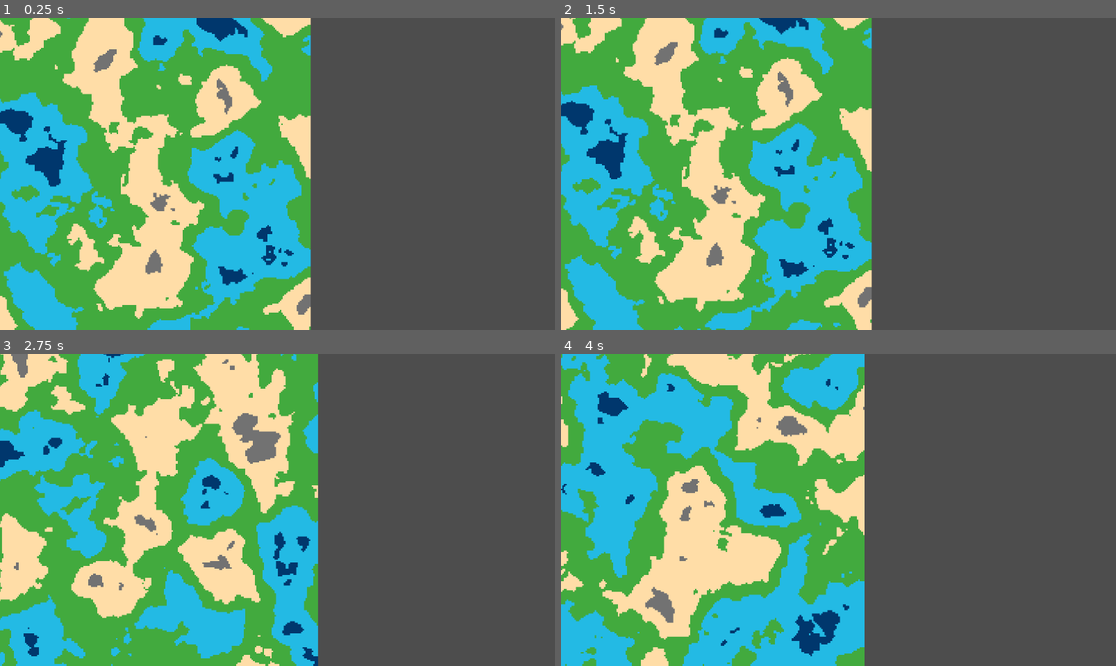
Above: before the commit, frames 1-4 (two rows, left to right).
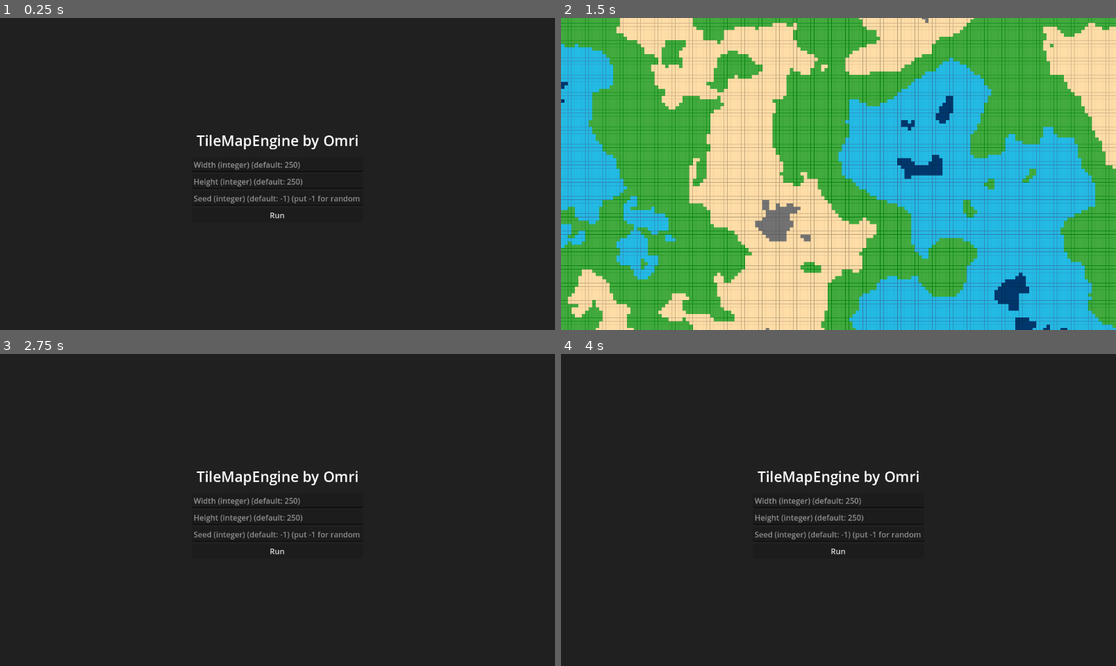
Above: after the commit, the same moments.

Repository: omriweinmann/TileMapEngine
Game: Godot game, scene res://scenes/settings_menu.tscn
The game is run twice, just before and just after one commit, with the same random seed, the same clock (stepped at 60 frames per second) and the same inputs. Before the commit the project starts from res://scenes/main.tscn.
Inputs (mouse positions are in pixels of both pictures, inside the frame that each line leads up to):
- Up to frame 1 (0.25 s): no input
- Up to frame 2 (1.5 s): click (838, 214) at 0.5 s, where only the run after the commit has a clickable "Run"; tap Enter at 1.25 s; tap S (CamDown) at 1.35 s
- Up to frame 3 (2.75 s): tap R (Restart) at 2 s; tap A (CamLeft) at 2.1 s
- Up to frame 4 (4 s): click (838, 550) at 2.75 s, where only the run after the commit has a clickable "Run"; tap R (Restart) at 3.5 s; tap D (CamRight) at 3.6 s

The runs differ from the first frame. In frame 1, 100% of the frame differs, in the area x 0-100%, y 0-100%; in frame 2, 83%; in frame 3, 100%; in frame 4, 100%.

Commit message:
Settings Menu + Camera Limits

Diff:
--- /dev/null
+++ b/global/global.gd
@@ -0,0 +1,6 @@
+extends Node
+
+var width:int = 250
+var height:int = 250
+
+var seed:int = -1
--- a/project.godot
+++ b/project.godot
@@ -11,9 +11,13 @@
 [application]
 
 config/name="TileMapEngine"
-run/main_scene="uid://duw1wm8yln4wb"
+run/main_scene="uid://qmbxfe7th6jq"
 config/features=PackedStringArray("4.4", "GL Compatibility")
 config/icon="res://icon.svg"
+
+[autoload]
+
+Global="*res://global/global.gd"
 
 [editor_plugins]
 
--- a/scenes/main.gd
+++ b/scenes/main.gd
@@ -1,9 +1,13 @@
 extends Node2D
 
-@export var width = 250
-@export var height = 250
+var width:int = Global.width
+var height:int = Global.height
 
-@export var seed = -1
+var seed:int = Global.seed
+
+@export var max_zoom:float = 1
+@export var min_zoom:float = 0.1
+
 
 var speed = 150
 var zoom_speed = 0.025
@@ -13,6 +17,10 @@
 
 # Called when the node enters the scene tree for the first time.
 func _ready() -> void:
+	$Camera2D.limit_left = 0
+	$Camera2D.limit_right = width * 32
+	$Camera2D.limit_top = 0
+	$Camera2D.limit_bottom = height * 32
 	if seed == -1:
 		seed = random.randi()
 		print(seed)
@@ -40,20 +48,30 @@
 
 # Called every frame. 'delta' is the elapsed time since the previous frame.
 func _process(delta: float) -> void:
+	var vp_size = get_viewport().get_visible_rect().size
+	#print((width*32)*$Camera2D.zoom[0], (height*32)*$Camera2D.zoom[1])
+	if vp_size[0] < (width*32)*min_zoom or vp_size[0] < (height*32)*min_zoom:
+		min_zoom -= 0.025
+		min_zoom = max(0.2, min_zoom)
+		var zoom = $Camera2D.zoom
+		$Camera2D.zoom = Vector2(max(min_zoom,min(max_zoom,zoom.x)),max(min_zoom,min(max_zoom,zoom.y)))
+	if vp_size[0] > (width*32)*$Camera2D.zoom[0] or vp_size[0] > (height*32)*$Camera2D.zoom[1]:
+		min_zoom += 0.025
+		var zoom = $Camera2D.zoom
+		$Camera2D.zoom = Vector2(max(min_zoom,min(max_zoom,zoom.x)),max(min_zoom,min(max_zoom,zoom.y)))
 	if cooldown == false:
 		cooldown = true
-		$InputCooldown.start(0.05)
 		var direction = Input.get_vector("CamLeft", "CamRight", "CamUp", "CamDown")
 		var zoom_dir = Input.get_axis("CamZoomOut","CamZoomIn")
 
 		$Camera2D.position += direction * speed
 		var zoom_amount = zoom_dir * zoom_speed
 		var zoom = $Camera2D.zoom + Vector2(zoom_amount,zoom_amount)
-		$Camera2D.zoom = Vector2(max(0.1,min(1,zoom.x)),max(0.1,min(1,zoom.y)))
-		print($Camera2D.zoom)
+		$Camera2D.zoom = Vector2(max(min_zoom+0.025,min(max_zoom,zoom.x)),max(min_zoom+0.025,min(max_zoom,zoom.y)))
+		print($Camera2D.zoom, max_zoom, min_zoom+0.025)
 
 	if Input.is_action_just_pressed("Restart"):
-		get_tree().change_scene_to_file("res://scenes/main.tscn")
+		get_tree().change_scene_to_file("res://scenes/settings_menu.tscn")
 
 
 
--- a/scenes/main.tscn
+++ b/scenes/main.tscn
@@ -25,6 +25,8 @@
 
 [node name="Main" type="Node2D"]
 script = ExtResource("1_0wfyh")
+max_zoom = 0.75
+min_zoom = 0.2
 
 [node name="Noise" type="Sprite2D" parent="."]
 texture = SubResource("NoiseTexture2D_0wfyh")
@@ -34,9 +36,10 @@
 
 [node name="Camera2D" type="Camera2D" parent="."]
 position = Vector2(7311, 3900)
-zoom = Vector2(0.075, 0.075)
+zoom = Vector2(0.2, 0.2)
 
-[node name="InputCooldown" type="Timer" parent="."]
-wait_time = 0.25
+[node name="GameTick" type="Timer" parent="."]
+wait_time = 0.05
+autostart = true
 
-[connection signal="timeout" from="InputCooldown" to="." method="_on_input_cooldown_timeout"]
+[connection signal="timeout" from="GameTick" to="." method="_on_input_cooldown_timeout"]
--- /dev/null
+++ b/scenes/settings_menu.gd
@@ -0,0 +1,48 @@
+extends Control
+
+func _ready():
+	pass
+
+func _process(delta):
+	if Input.is_action_just_pressed("Restart"):
+		get_tree().change_scene_to_file("res://scenes/main.tscn")
+
+	var screen_size = get_viewport()
+	if screen_size:
+		screen_size = screen_size.get_visible_rect().size
+		$BG.size = screen_size
+
+
+func _on_input_width_input_text_submitted(new_text: String) -> void:
+	var convert = int(new_text)
+	print(convert)
+	if convert < 1:
+		$Main/InputWidth/InputWidthInput.text = "Please input a valid width"
+	else :
+		Global.width = convert
+
+
+
+func _on_input_height_input_text_submitted(new_text: String) -> void:
+	var convert = int(new_text)
+	print(convert)
+	if convert < 1:
+		$Main/InputHeight/InputHeightInput.text = "Please input a valid height"
+	else :
+		Global.height = convert
+
+
+func _on_input_seed_input_text_submitted(new_text: String) -> void:
+	var convert = int(new_text)
+	print(convert)
+	if convert == 0 and not new_text == "0":
+		$Main/InputSeed/InputSeedInput.text = "Please input a valid seed"
+	else :
+		if convert < 0:
+			convert = -1
+			$Main/InputSeed/InputSeedInput.text = "-1"
+		Global.seed = convert
+
+
+func _on_button_pressed() -> void:
+	get_tree().change_scene_to_file("res://scenes/main.tscn")
--- /dev/null
+++ b/scenes/settings_menu.tscn
@@ -0,0 +1,76 @@
+[gd_scene load_steps=2 format=3 uid="uid://qmbxfe7th6jq"]
+
+[ext_resource type="Script" uid="uid://kdknat4x7oxv" path="res://scenes/settings_menu.gd" id="1_05p07"]
+
+[node name="SettingsMenu" type="Control"]
+layout_mode = 3
+anchors_preset = 15
+anchor_right = 1.0
+anchor_bottom = 1.0
+grow_horizontal = 2
+grow_vertical = 2
+script = ExtResource("1_05p07")
+
+[node name="BG" type="ColorRect" parent="."]
+layout_mode = 0
+offset_right = 40.0
+offset_bottom = 40.0
+color = Color(0.125911, 0.125911, 0.125911, 1)
+
+[node name="Main" type="VBoxContainer" parent="."]
+layout_mode = 1
+anchors_preset = 8
+anchor_left = 0.5
+anchor_top = 0.5
+anchor_right = 0.5
+anchor_bottom = 0.5
+offset_left = -178.0
+offset_top = -48.5
+offset_right = 178.0
+offset_bottom = 48.5
+grow_horizontal = 2
+grow_vertical = 2
+
+[node name="Title" type="MarginContainer" parent="Main"]
+layout_mode = 2
+theme_override_constants/margin_left = 10
+theme_override_constants/margin_top = 10
+theme_override_constants/margin_right = 10
+theme_override_constants/margin_bottom = 10
+
+[node name="Label" type="Label" parent="Main/Title"]
+layout_mode = 2
+theme_override_font_sizes/font_size = 30
+text = "TileMapEngine by Omri"
+horizontal_alignment = 1
+justification_flags = 162
+
+[node name="InputWidth" type="MarginContainer" parent="Main"]
+layout_mode = 2
+
+[node name="InputWidthInput" type="LineEdit" parent="Main/InputWidth"]
+layout_mode = 2
+placeholder_text = "Width (integer) (default: 250)"
+
+[node name="InputHeight" type="MarginContainer" parent="Main"]
+layout_mode = 2
+
+[node name="InputHeightInput" type="LineEdit" parent="Main/InputHeight"]
+layout_mode = 2
+placeholder_text = "Height (integer) (default: 250)"
+
+[node name="InputSeed" type="MarginContainer" parent="Main"]
+layout_mode = 2
+
+[node name="InputSeedInput" type="LineEdit" parent="Main/InputSeed"]
+layout_mode = 2
+placeholder_text = "Seed (integer) (default: -1) (put -1 for random)"
+
+[node name="Button" type="Button" parent="Main"]
+layout_mode = 2
+text = "Run"
+
+[connection signal="text_submitted" from="Main/InputWidth/InputWidthInput" to="." method="_on_input_width_input_text_submitted"]
+[connection signal="text_submitted" from="Main/InputHeight/InputHeightInput" to="." method="_on_input_height_input_text_submitted"]
+[connection signal="text_submitted" from="Main/InputSeed/InputSeedInput" to="." method="_on_input_seed_input_text_submitted"]
+[connection signal="pressed" from="Main/Button" to="." method="_on_button_pressed"]
Binary file changed: asset/pictures/terrain/tileset1.png
Not shown, added: global/global.gd.uid
Not shown, added: scenes/settings_menu.gd.uid
